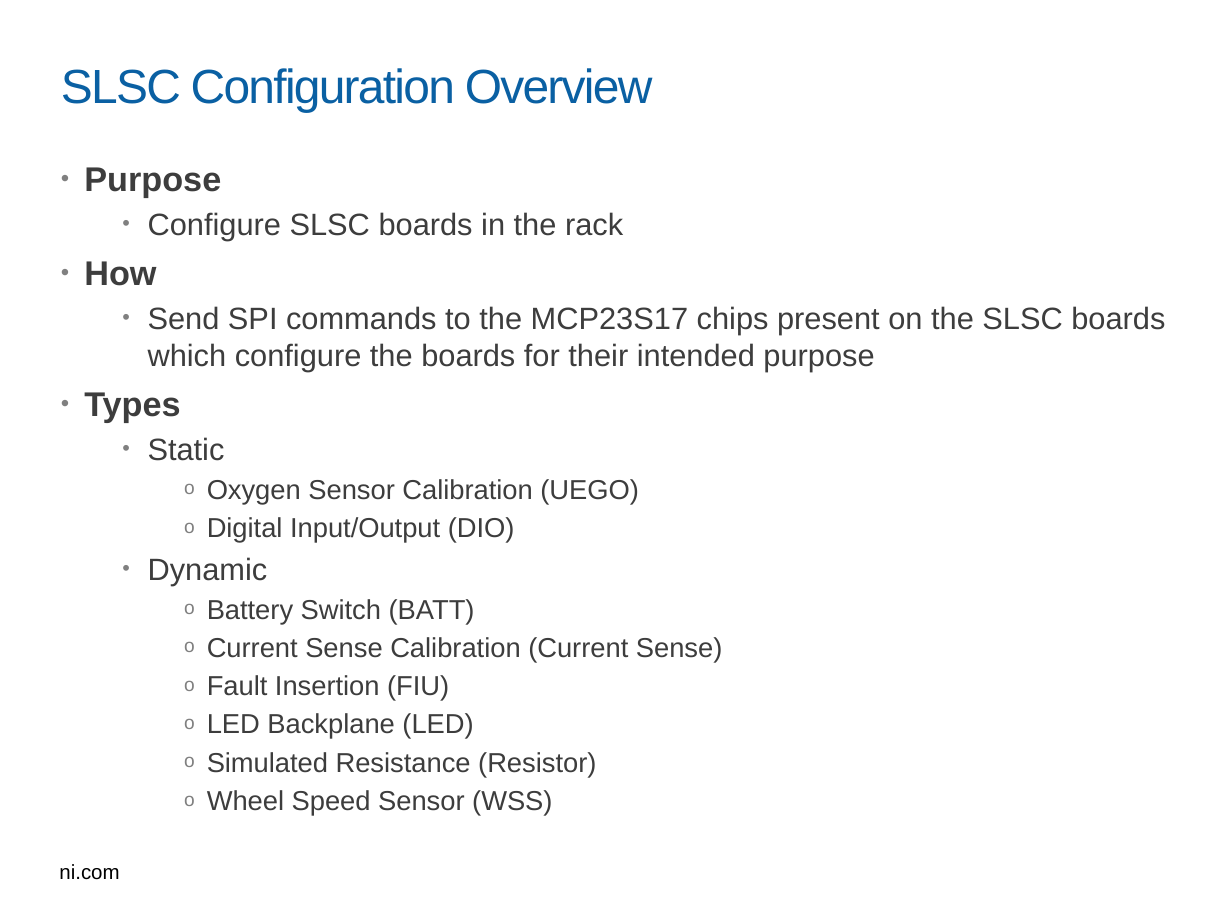
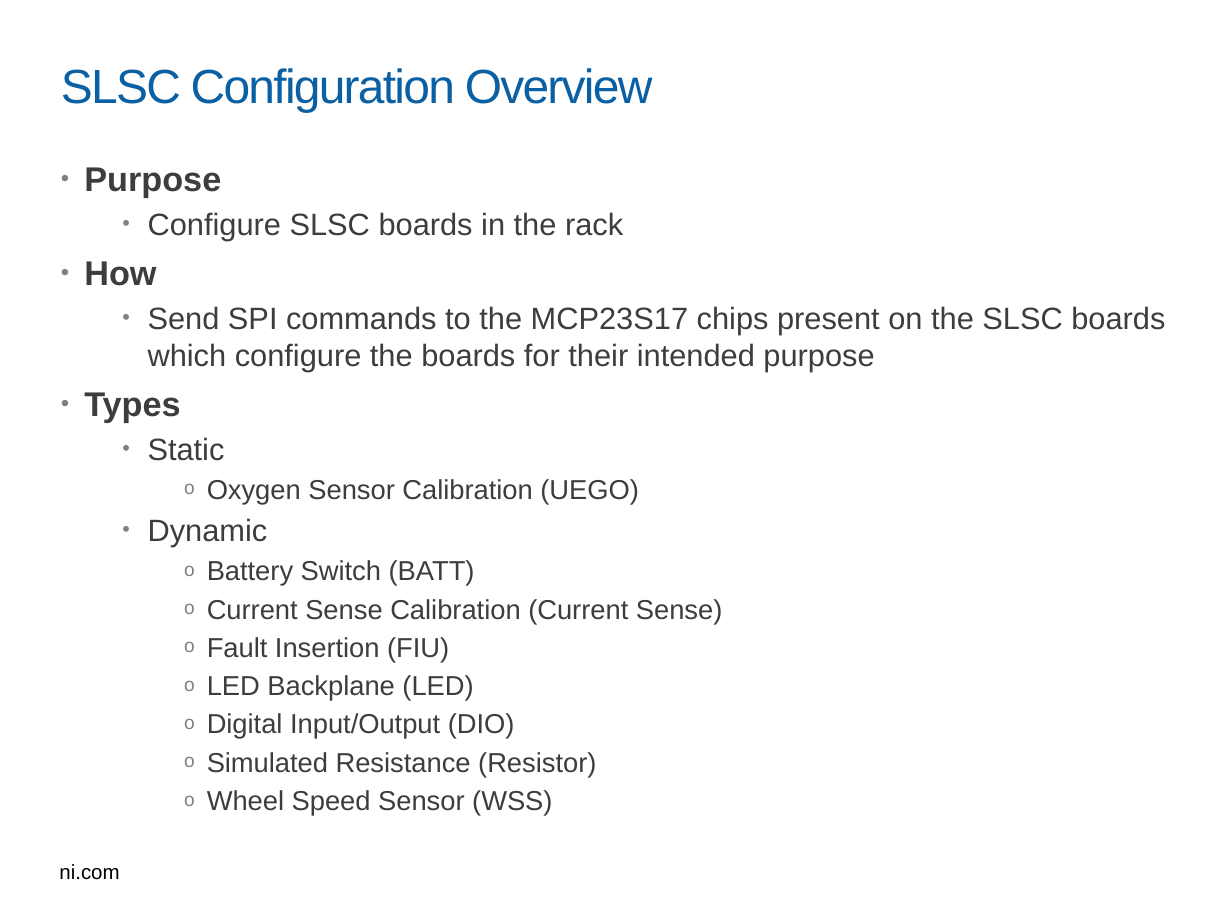
Before and after one commit to NIVeriStandAdd-Ons/DET-SPI-Tool, a slide deck: slide 4 of Documentation/SLSC Configuration Custom Device.pptx. Drawn at 1232x924 pixels with LibreOffice and Linux fonts; fonts in the diff are those of the drawing; background and template pictures are left out. Boxes give left, top, right and bottom in pixels: in the first picture for what was removed or moved away, otherwise in the second. Text is boxed around its words. In the diff, an @@ line names an element or a change of style, - is before the commit and + after.

```diff
--- a/Documentation/SLSC Configuration Custom Device.pptx
+++ b/Documentation/SLSC Configuration Custom Device.pptx
@@ text at bbox=[207, 517, 515, 543]: paragraph removed @@
-    o Digital Input/Output (DIO)
@@ text at bbox=[207, 713, 515, 739]: paragraph added @@
+    o Digital Input/Output (DIO)
```
Also in this commit, not shown: 4 other slides changed.
